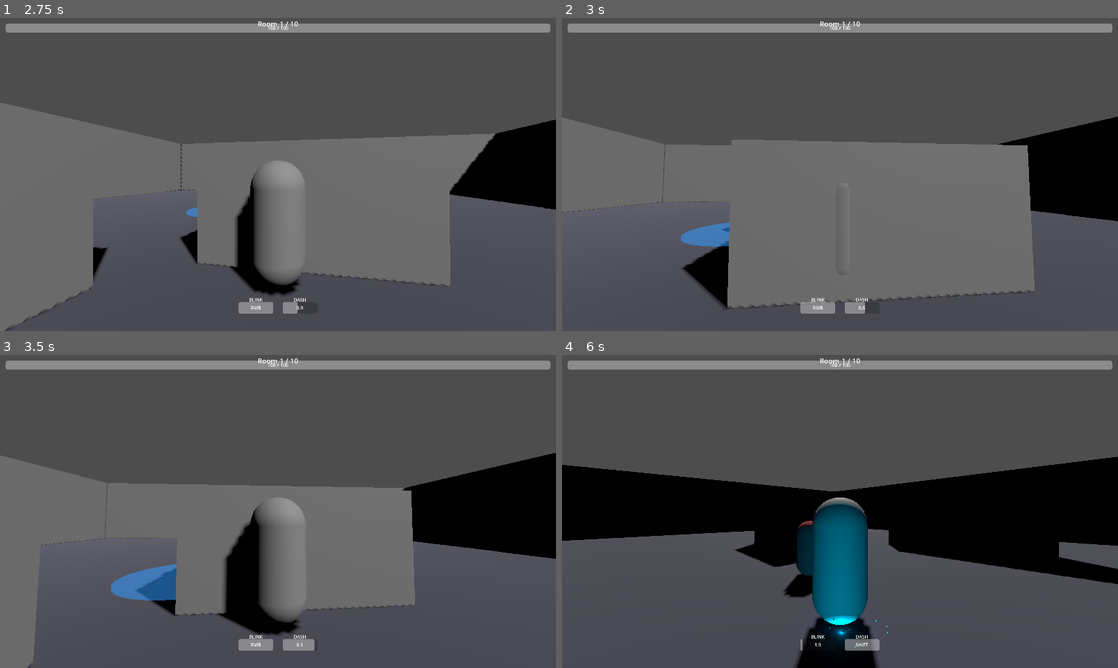
Above: before the commit, frames 1-4 (two rows, left to right).
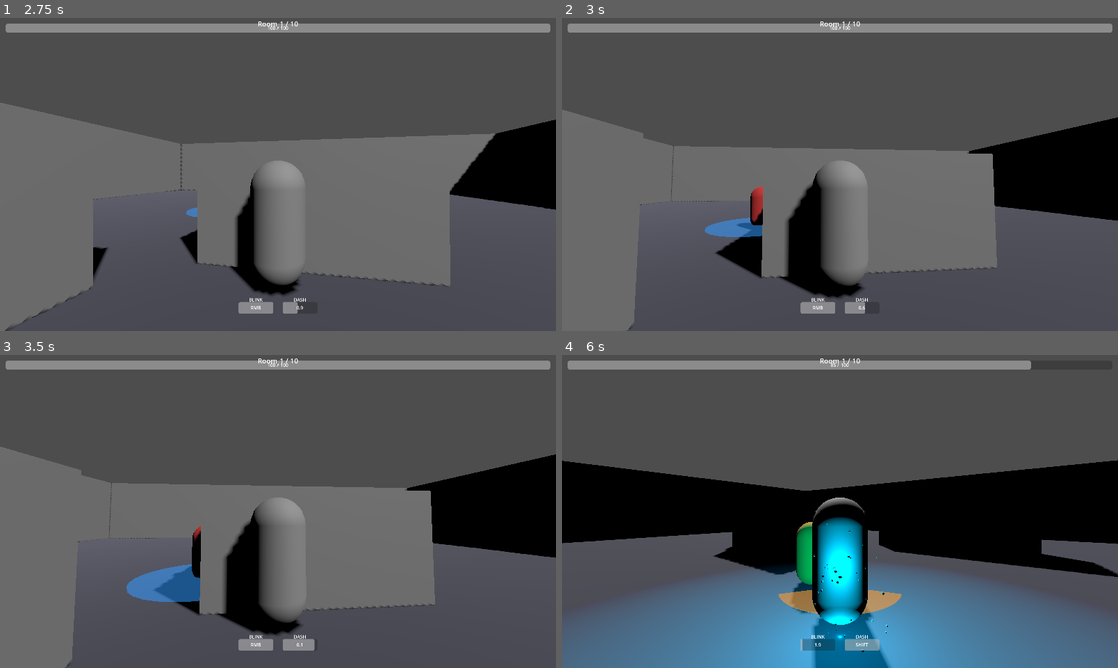
Above: after the commit, the same moments.

Repository: JingByTheDoor/Blink-blade
Game: Godot game, scene res://scenes/main/main_menu.tscn
Same seed, same stepped clock (60 frames per second), same inputs: the game is played once before the commit and once after it.
Inputs (mouse positions are in pixels of both pictures, inside the frame that each line leads up to):
- Up to frame 1 (2.75 s): click "START RUN" at 0.5 s; tap Enter at 1.25 s; move the mouse to (305, 174) at 1.27 s; hold W (move_forward) from 1.28 s (still down); right-click (305, 174) at 1.35 s; tap Space (jump) at 1.52, 2.27 s; move the mouse to (250, 174) at 2.02 s; tap Shift (dash) at 2.1 s
- Up to frame 2 (3 s): keep holding W (move_forward); move the mouse to (851, 168) at 2.77 s; click (851, 168) at 2.85 s
- Up to frame 3 (3.5 s): keep holding W (move_forward)
- Up to frame 4 (6 s): keep holding W (move_forward); move the mouse to (834, 517) at 3.52 s; right-click (834, 517) at 3.6 s; tap Space (jump) at 3.77, 4.52, 5.27 s; move the mouse to (878, 514) at 4.27 s; tap Shift (dash) at 4.35 s; move the mouse to (795, 508) at 5.02 s; click (795, 508) at 5.1 s; move the mouse to (845, 511) at 5.77 s; right-click (845, 511) at 5.85 s

Frame 1 is identical in both runs. In frame 2, 16% of the frame differs, in the area x 0-100%, y 29-100%; in frame 3, 4.9%; in frame 4, 30%, in the area x 0-100%, y 1-100%.

Commit message:
Refactor slash effect to implement stab mechanics with new animation and mesh generation

Diff:
--- a/scenes/effects/slash_effect.gd
+++ b/scenes/effects/slash_effect.gd
@@ -1,26 +1,153 @@
 extends Node3D
 class_name SlashEffect
-## Visual effect for melee slash attacks
+## Visual effect for melee stab attacks
 
 @onready var mesh: MeshInstance3D = $MeshInstance3D
 
+const STAB_LENGTH: float = 2.0  # How far the stab extends
+const STAB_DURATION: float = 0.1
+const STAB_FADE_TIME: float = 0.1
+
 
 func _ready() -> void:
-	# Animate slash
-	if mesh:
-		var tween = create_tween()
-		tween.set_parallel(true)
-		tween.tween_property(mesh, "scale", Vector3(1.5, 1.5, 1.5), 0.15)
-
-		var mat = mesh.get_active_material(0) as StandardMaterial3D
-		if mat:
-			# Duplicate to avoid mutating the shared resource for future instances.
-			mat = mat.duplicate()
-			mesh.set_surface_override_material(0, mat)
-			tween.tween_property(mat, "albedo_color:a", 0.0, 0.2)
+	_create_stab_effect()
 
 	# Self destruct
 	if get_tree():
-		await get_tree().create_timer(0.3).timeout
+		await get_tree().create_timer(STAB_DURATION + STAB_FADE_TIME + 0.1).timeout
 	if is_instance_valid(self):
 		queue_free()
+
+
+func _create_stab_effect() -> void:
+	# Remove the default mesh if it exists
+	if mesh:
+		mesh.queue_free()
+
+	# Create a long stab trail mesh
+	var stab_mesh = _generate_stab_mesh()
+	var stab_instance = MeshInstance3D.new()
+	stab_instance.mesh = stab_mesh
+	stab_instance.cast_shadow = GeometryInstance3D.SHADOW_CASTING_SETTING_OFF
+
+	# Create glowing blue material
+	var mat = StandardMaterial3D.new()
+	mat.transparency = BaseMaterial3D.TRANSPARENCY_ALPHA
+	mat.cull_mode = BaseMaterial3D.CULL_DISABLED
+	mat.shading_mode = BaseMaterial3D.SHADING_MODE_UNSHADED
+	mat.albedo_color = Color(0.2, 0.5, 1.0, 0.9)
+	mat.emission_enabled = true
+	mat.emission = Color(0.3, 0.6, 1.0)
+	mat.emission_energy_multiplier = 2.5
+	stab_instance.material_override = mat
+
+	add_child(stab_instance)
+
+	# Animate the stab - thrust forward quickly
+	stab_instance.scale = Vector3(0.2, 0.2, 0.3)
+	stab_instance.position.z = 0.0
+
+	var tween = create_tween()
+	tween.set_parallel(true)
+
+	# Scale up to full size (thrust out)
+	tween.tween_property(stab_instance, "scale", Vector3(1.0, 1.0, 1.0), STAB_DURATION).set_trans(Tween.TRANS_QUAD).set_ease(Tween.EASE_OUT)
+
+	# Move forward slightly
+	tween.tween_property(stab_instance, "position:z", -STAB_LENGTH * 0.3, STAB_DURATION).set_trans(Tween.TRANS_QUAD).set_ease(Tween.EASE_OUT)
+
+	# Fade out after thrust
+	tween.tween_property(mat, "albedo_color:a", 0.0, STAB_FADE_TIME).set_delay(STAB_DURATION * 0.5)
+
+
+func _generate_stab_mesh() -> ArrayMesh:
+	# Create a long pointed stab shape
+	var surface_array = []
+	surface_array.resize(Mesh.ARRAY_MAX)
+
+	var verts = PackedVector3Array()
+	var normals = PackedVector3Array()
+	var indices = PackedInt32Array()
+
+	# Stab parameters
+	var stab_length: float = STAB_LENGTH
+	var base_width: float = 0.15
+	var base_height: float = 0.08
+	var segments: int = 12
+
+	# Create a long tapered blade shape extending forward
+	for i in range(segments + 1):
+		var t = float(i) / float(segments)
+		var dist = t * stab_length
+
+		# Taper to a sharp point
+		var taper = 1.0 - t
+		taper = taper * taper  # Quadratic taper for sharper point
+		var width = base_width * taper
+		var height = base_height * taper
+
+		# Top vertex
+		verts.append(Vector3(0, height, -dist))
+		normals.append(Vector3(0, 1, 0))
+
+		# Bottom vertex
+		verts.append(Vector3(0, -height, -dist))
+		normals.append(Vector3(0, -1, 0))
+
+		# Left vertex
+		verts.append(Vector3(-width, 0, -dist))
+		normals.append(Vector3(-1, 0, 0))
+
+		# Right vertex
+		verts.append(Vector3(width, 0, -dist))
+		normals.append(Vector3(1, 0, 0))
+
+	# Create triangles connecting each segment
+	for i in range(segments):
+		var base = i * 4
+		var next = (i + 1) * 4
+
+		# Top-left face
+		indices.append(base + 0)  # top
+		indices.append(base + 2)  # left
+		indices.append(next + 0)  # next top
+
+		indices.append(base + 2)  # left
+		indices.append(next + 2)  # next left
+		indices.append(next + 0)  # next top
+
+		# Top-right face
+		indices.append(base + 0)  # top
+		indices.append(next + 0)  # next top
+		indices.append(base + 3)  # right
+
+		indices.append(base + 3)  # right
+		indices.append(next + 0)  # next top
+		indices.append(next + 3)  # next right
+
+		# Bottom-left face
+		indices.append(base + 1)  # bottom
+		indices.append(next + 1)  # next bottom
+		indices.append(base + 2)  # left
+
+		indices.append(base + 2)  # left
+		indices.append(next + 1)  # next bottom
+		indices.append(next + 2)  # next left
+
+		# Bottom-right face
+		indices.append(base + 1)  # bottom
+		indices.append(base + 3)  # right
+		indices.append(next + 1)  # next bottom
+
+		indices.append(base + 3)  # right
+		indices.append(next + 3)  # next right
+		indices.append(next + 1)  # next bottom
+
+	surface_array[Mesh.ARRAY_VERTEX] = verts
+	surface_array[Mesh.ARRAY_NORMAL] = normals
+	surface_array[Mesh.ARRAY_INDEX] = indices
+
+	var arr_mesh = ArrayMesh.new()
+	arr_mesh.add_surface_from_arrays(Mesh.PRIMITIVE_TRIANGLES, surface_array)
+
+	return arr_mesh
--- a/scenes/effects/slash_effect.tscn
+++ b/scenes/effects/slash_effect.tscn
@@ -1,23 +1,8 @@
-[gd_scene load_steps=4 format=3 uid="uid://slashfx123"]
+[gd_scene load_steps=2 format=3 uid="uid://slashfx123"]
 
 [ext_resource type="Script" path="res://scenes/effects/slash_effect.gd" id="1_slash"]
-
-[sub_resource type="PlaneMesh" id="PlaneMesh_1"]
-size = Vector2(2, 0.3)
-
-[sub_resource type="StandardMaterial3D" id="StandardMaterial3D_1"]
-transparency = 1
-cull_mode = 2
-shading_mode = 0
-albedo_color = Color(1, 1, 1, 0.8)
-emission_enabled = true
-emission = Color(1, 1, 1, 1)
-emission_energy_multiplier = 2.0
-billboard_mode = 1
 
 [node name="SlashEffect" type="Node3D"]
 script = ExtResource("1_slash")
 
 [node name="MeshInstance3D" type="MeshInstance3D" parent="."]
-mesh = SubResource("PlaneMesh_1")
-surface_material_override/0 = SubResource("StandardMaterial3D_1")
--- a/scenes/player/player.gd
+++ b/scenes/player/player.gd
@@ -36,10 +36,8 @@
 const BLINK_SLOWMO_DURATION: float = 0.46
 const HIT_REPOSITION_DISTANCE: float = 2.0
 const HIT_REPOSITION_DURATION: float = 0.12
-const ATTACK_CHOREO_DISTANCE: float = 0.9
-const ATTACK_CHOREO_LUNGE_TIME: float = 0.1
-const ATTACK_CHOREO_RECOVER_TIME: float = 0.12
-const ATTACK_CHOREO_SIDE_ANGLE: float = 18.0
+const ATTACK_STAB_DISTANCE: float = 0.7
+const ATTACK_STAB_TIME: float = 0.08
 const ATTACK_SLASH_OFFSET: float = 1.1
 const ATTACK_SLASH_HEIGHT: float = 1.1
 const BLINK_AURA_RADIUS: float = 1.6
@@ -428,21 +426,13 @@
 		attack_choreo_tween.kill()
 
 	var base_dir = _get_attack_direction()
-	var angle = 0.0
-	if current_attack == 1:
-		angle = -ATTACK_CHOREO_SIDE_ANGLE
-	elif current_attack == 2:
-		angle = ATTACK_CHOREO_SIDE_ANGLE
-
-	var move_dir = base_dir.rotated(Vector3.UP, deg_to_rad(angle))
-	var start_position = global_position
-	var target_position = global_position + move_dir * ATTACK_CHOREO_DISTANCE
+	var move_dir = base_dir
+	var target_position = global_position + move_dir * ATTACK_STAB_DISTANCE
 	target_position.y = global_position.y
 
 	is_attack_choreographing = true
 	attack_choreo_tween = create_tween()
-	attack_choreo_tween.tween_property(self, "global_position", target_position, ATTACK_CHOREO_LUNGE_TIME).set_trans(Tween.TRANS_SINE).set_ease(Tween.EASE_OUT)
-	attack_choreo_tween.tween_property(self, "global_position", start_position, ATTACK_CHOREO_RECOVER_TIME).set_trans(Tween.TRANS_SINE).set_ease(Tween.EASE_IN)
+	attack_choreo_tween.tween_property(self, "global_position", target_position, ATTACK_STAB_TIME).set_trans(Tween.TRANS_SINE).set_ease(Tween.EASE_OUT)
 	attack_choreo_tween.tween_callback(func():
 		is_attack_choreographing = false
 	)
